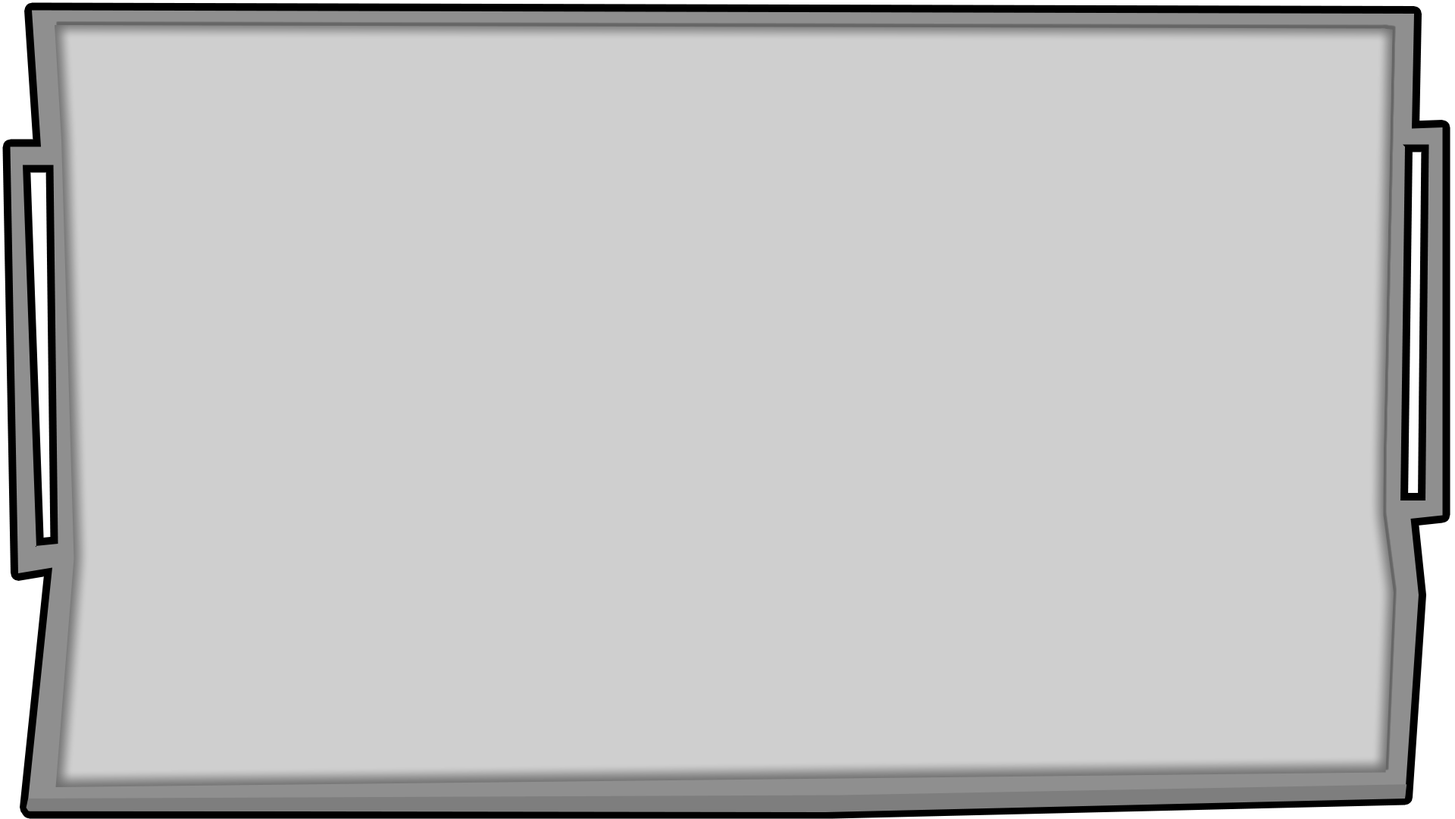
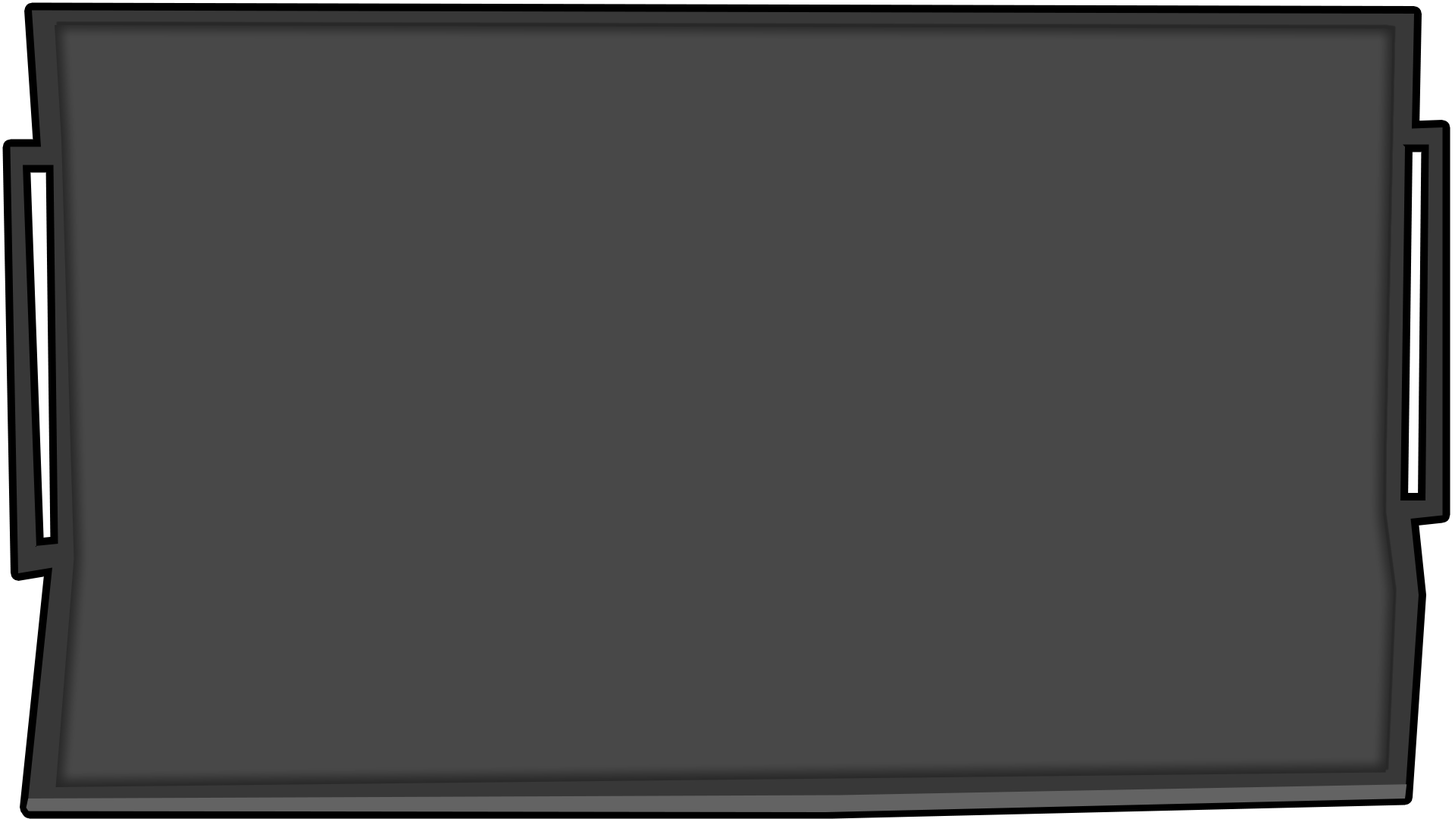
Comparing the layer stacks of the two w=1455, h=819 images. Changes:
painted on "Relleno de color 4" over [25, 783, 1408, 812]
painted on "Relleno de color 3" over [54, 25, 1394, 787]
painted on "Relleno de color 2" over [9, 9, 1444, 812]
